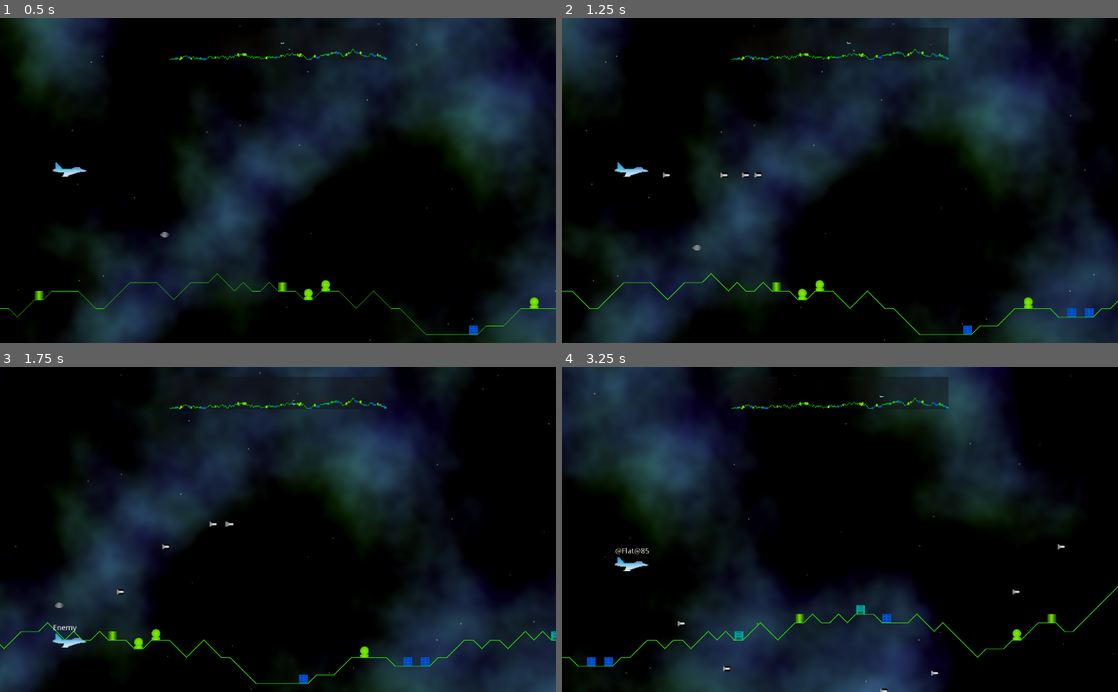
Above: before the commit, frames 1-4 (two rows, left to right).
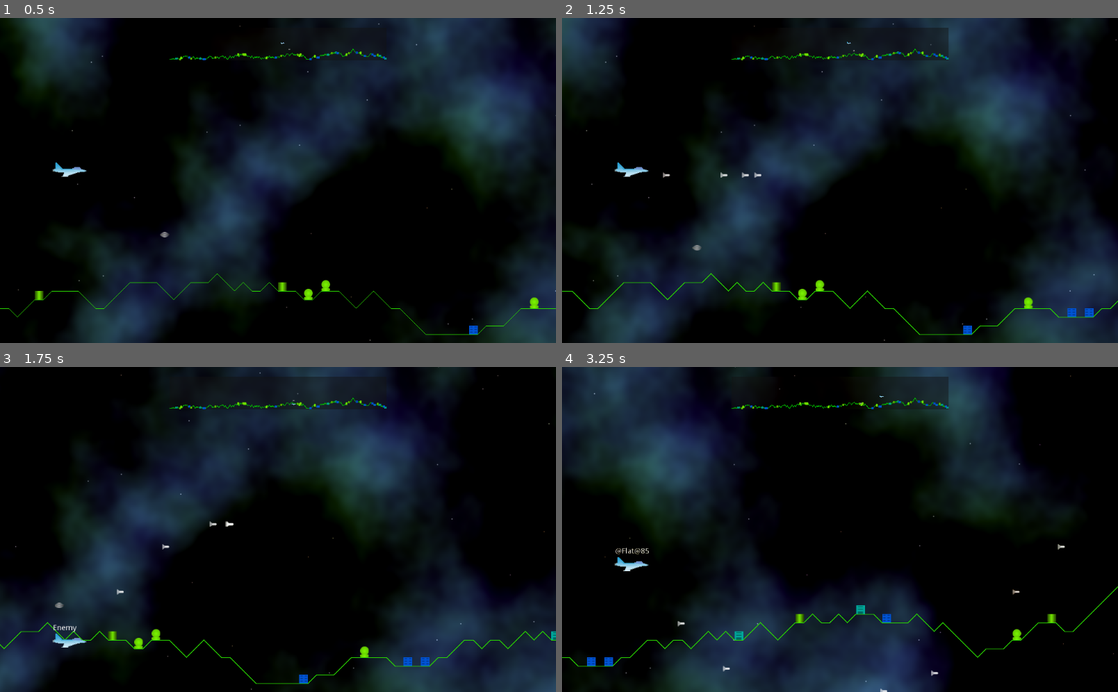
Above: after the commit, the same moments.

Repository: andrew-wilkes/godotia
Game: Godot game, scene res://scenes/Main.tscn
Same seed, same stepped clock (60 frames per second), same inputs: the game is played once before the commit and once after it.
Inputs:
- Up to frame 1 (0.5 s): no input
- Up to frame 2 (1.25 s): tap Enter (ui_accept) at 0.5, 0.6, 0.77, 1.07 s; hold Right (ui_right) from 0.53 s (still down)
- Up to frame 3 (1.75 s): release Right (ui_right) at 1.28 s; hold Down (ui_down) from 1.28 s (still down); tap Enter (ui_accept) at 1.35, 1.52 s
- Up to frame 4 (3.25 s): tap Enter (ui_accept) at 1.82, 2.1, 2.85, 3.02 s; release Down (ui_down) at 2.03 s; hold Right (ui_right) 2.03-2.78 s; hold Up (ui_up) from 2.78 s (still down)

Frame 1 is identical in both runs. In frame 2, less than 0.1% of the frame differs, in the area x 28-36%, y 47-50%; in frame 3, less than 0.1%; in frame 4, less than 0.1%, in the area x 28-83%, y 68-100%.

Commit message:
Allow missile position to wrap

Diff:
--- a/autoload/globals.gd
+++ b/autoload/globals.gd
@@ -1,6 +1,7 @@
 extends Node
 
 var player
+var terrain
 var structures = {}
 var enemies = {}
 
--- a/scenes/Main.gd
+++ b/scenes/Main.gd
@@ -28,6 +28,7 @@
 	# Allow for renaming of the parallax layer(s) later, so using find_node() and get_parent()
 	terrain = find_node("Terrain")
 	terrain.get_parent().motion_mirroring.x = terrain.last_point.x
+	globals.terrain = terrain
 	# Start in the middle of the map
 	scroll_position = terrain.last_point.x / 2
 	# warning-ignore:return_value_discarded
@@ -92,7 +93,7 @@
 func fire_missile():
 	var m = missile_scene.instance()
 	terrain.add_child(m)
-	m.start(terrain.last_point.x - scroll_position, speed)
+	m.start(terrain, scroll_position, speed)
 
 
 func move_background(delta):
--- a/scenes/Main.tscn
+++ b/scenes/Main.tscn
@@ -38,6 +38,9 @@
 margin_right = 1024.0
 margin_bottom = 599.0
 script = ExtResource( 8 )
+__meta__ = {
+"_edit_use_anchors_": false
+}
 
 [node name="ParallaxLayer" type="ParallaxLayer" parent="ParallaxBackground"]
 
--- a/scenes/Missile.gd
+++ b/scenes/Missile.gd
@@ -4,7 +4,12 @@
 var direction = 1
 
 func _process(delta):
-	position.x += speed * delta * direction
+	var x = position.x + speed * delta * direction
+	if x > globals.terrain.last_point.x:
+		x -= globals.terrain.last_point.x
+	if x < 0:
+		x += globals.terrain.last_point.x
+	position.x = x
 
 
 func _on_Lifetime_timeout():
@@ -15,13 +20,14 @@
 	queue_free()
 
 
-func start(offset, p_speed):
-	speed += abs(p_speed)
-	position = globals.player.position + Vector2(offset, 10)
+func start(terrain, offset, player_speed):
+	# Make missile speed relative to plane speed
+	speed += abs(player_speed)
+	# Position it under the plane's wing
+	position = globals.player.position + Vector2(terrain.last_point.x - offset, 10)
 	if globals.player.direction:
 		direction = 1
 		$Sprite.flip_h = false
 	else:
 		direction = -1
 		$Sprite.flip_h = true
-	$Lifetime.start()
--- a/scenes/Missile.tscn
+++ b/scenes/Missile.tscn
@@ -22,4 +22,5 @@
 [node name="Lifetime" type="Timer" parent="."]
 wait_time = 2.0
 one_shot = true
+autostart = true
 [connection signal="timeout" from="Lifetime" to="." method="_on_Lifetime_timeout"]
Binary file changed: textures/M484BulletCollection1.png
